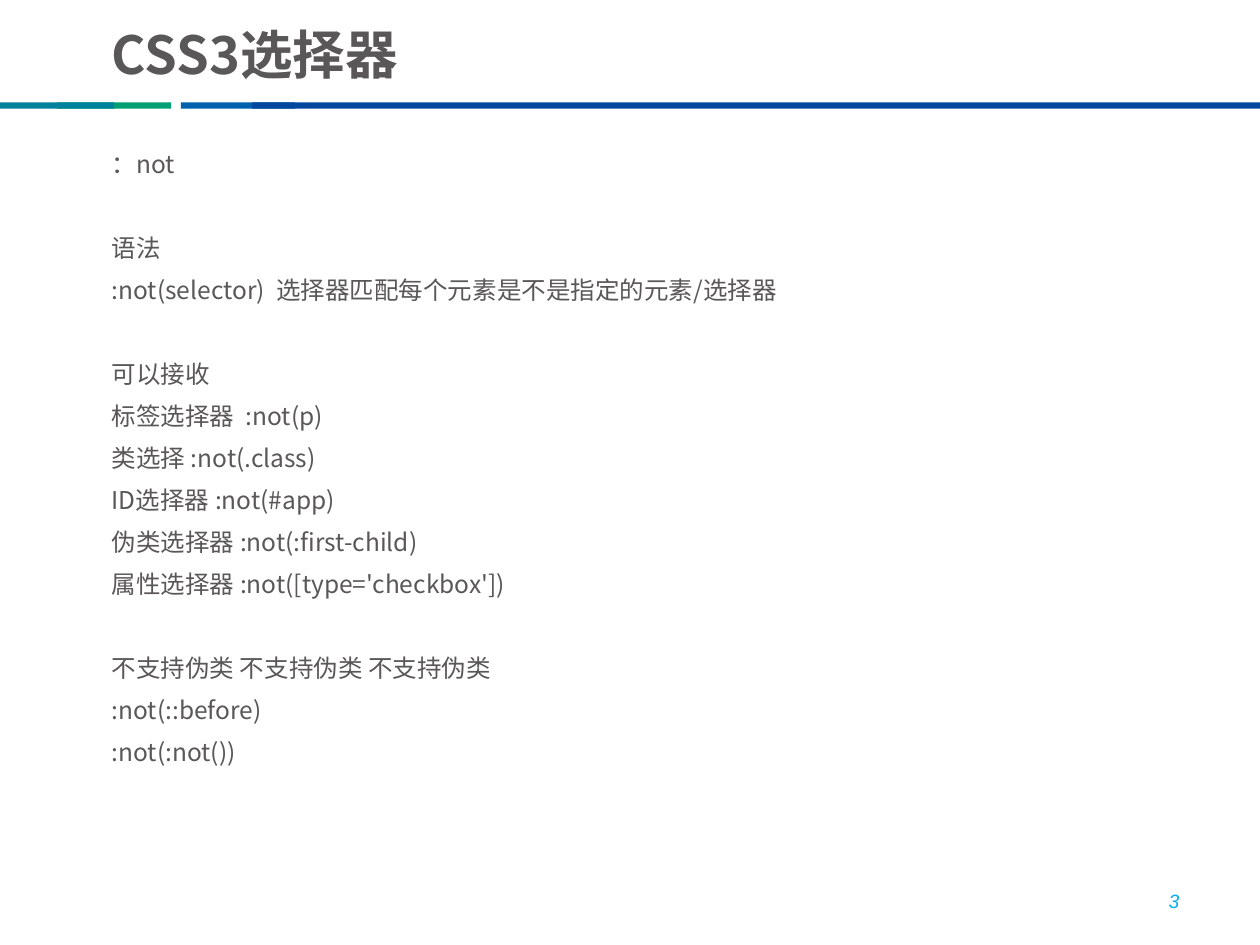
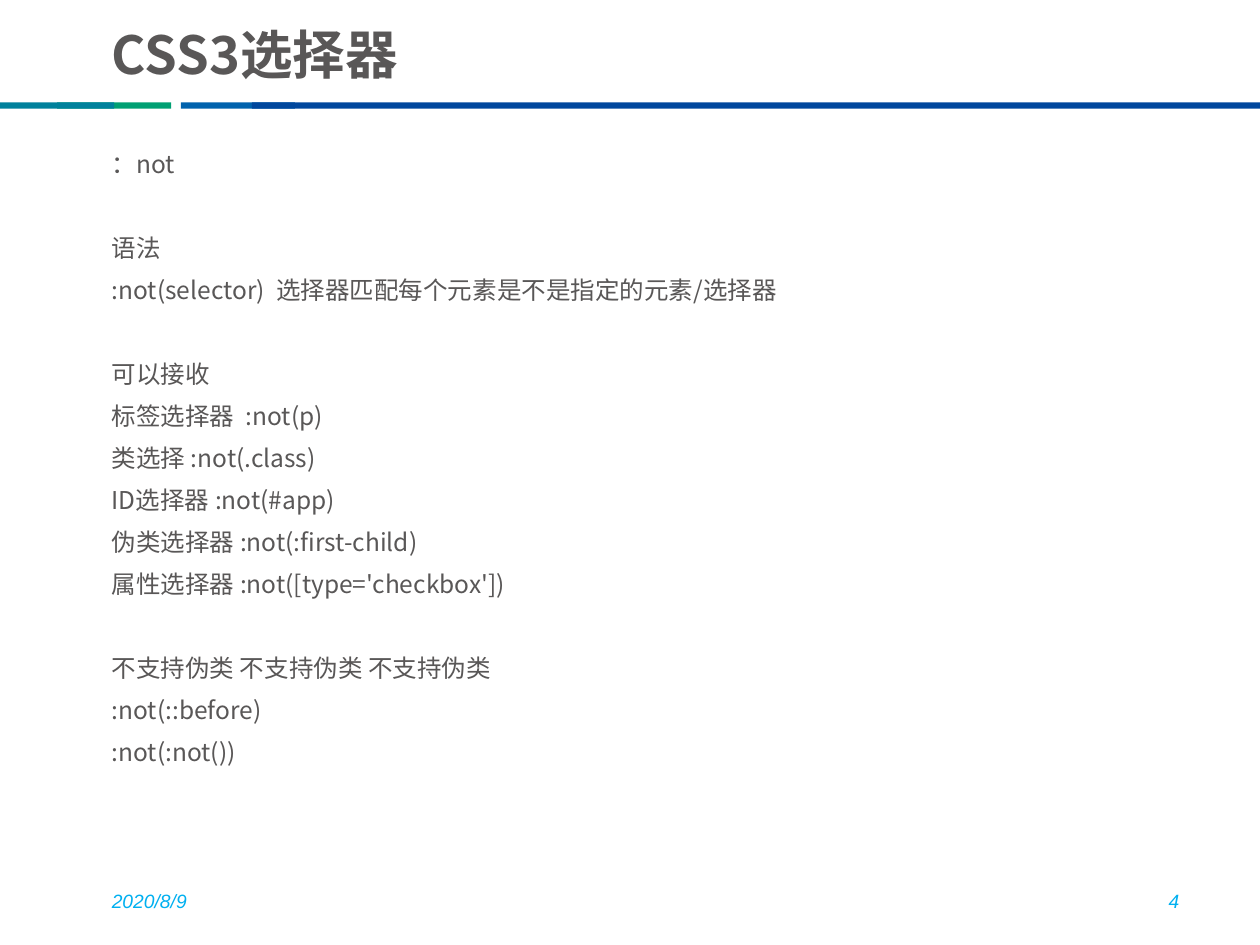
Before and after one commit to he8hepeng/thunisoftCli3, a slide deck: slide 4 of css教案（修改版）.pptx (slide 3 before the commit). Drawn at 1260x945 pixels with LibreOffice and Linux fonts; fonts in the diff are those of the drawing; background and template pictures are left out. Boxes give left, top, right and bottom in pixels: in the first picture for what was removed or moved away, otherwise in the second. Text is boxed around its words. In the diff, an @@ line names an element or a change of style, - is before the commit and + after.

```diff
--- a/css教案（修改版）.pptx
+++ b/css教案（修改版）.pptx
@@ text added at box(112, 894, 187, 909), 11 pt, text #00B0F0, italic @@
+2020/8/9
@@ page number at box(1169, 894, 1180, 908): text changed @@
-3
+4
```
Also in this commit, not shown: 4 other slides changed, 7 slides added, 15 other files.
